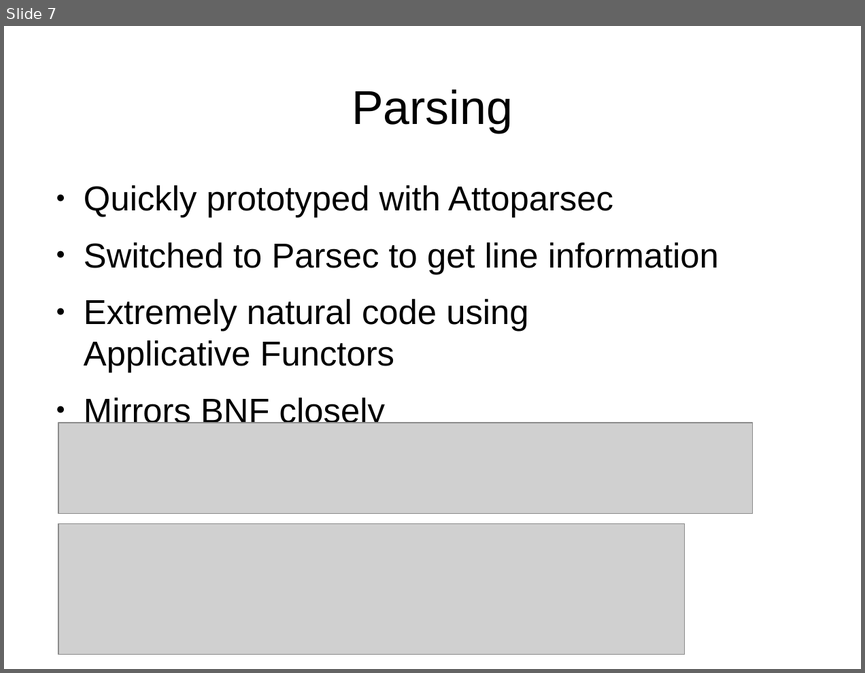
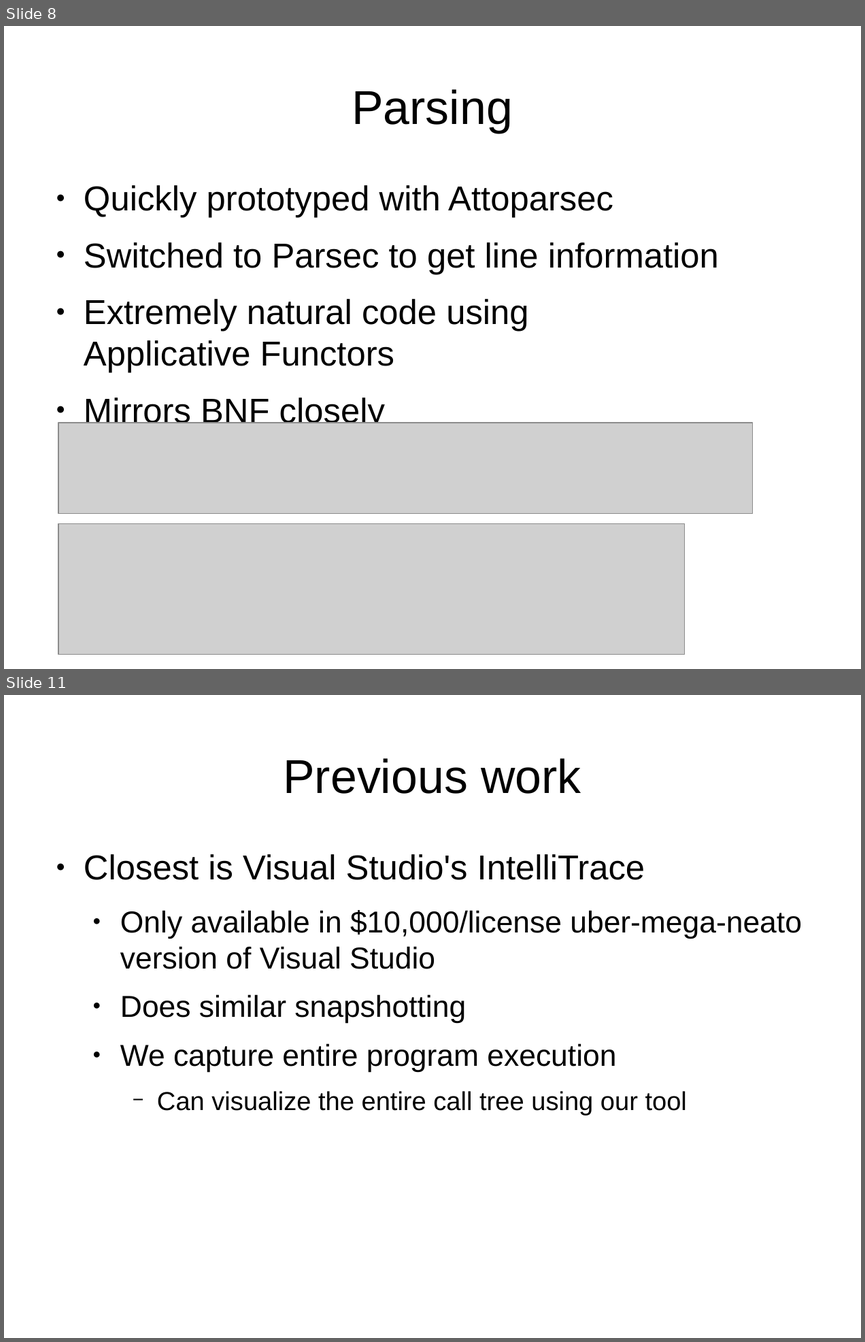
Before and after one commit to dcsommer/CS240H-Final-Project, a slide deck: demo.odp. Shown one above the other, each under a label of ours: slide 7 before the commit, slides 8 and 11 after it; the slides between them are not shown. The pictures are 865x673 and 865x1342 pixels, drawn with LibreOffice and Linux fonts; fonts in the diff are those of the drawing; grey boxes stand for pictures. Boxes give left, top, right and bottom in pixels: in the first picture for what was removed or moved away, otherwise in the second. Text is boxed around its words. In the diff, an @@ line names an element or a change of style, - is before the commit and + after.

```diff
--- a/demo.odp
+++ b/demo.odp
@@ slide 11 added at (x1=4, y1=695, x2=861, y2=1338), background #FFFFFF @@
@@ title added at (x1=283, y1=758, x2=581, y2=794), 44 pt, text #000000 @@
+Previous work
@@ text added at (x1=84, y1=854, x2=802, y2=1115), 28 pt, text #000000 @@
+● Closest is Visual Studio's IntelliTrace
+  ● Only available in $10,000/license uber-mega-neato version of Visual Studio
+  ● Does similar snapshotting
+  ● We capture entire program execution
+    − Can visualize the entire call tree using our tool
@@ what was slide 7 is now slide 8 @@
```
Also in this commit, not shown: 1 slide changed, 4 other slides added, 1 other file.
